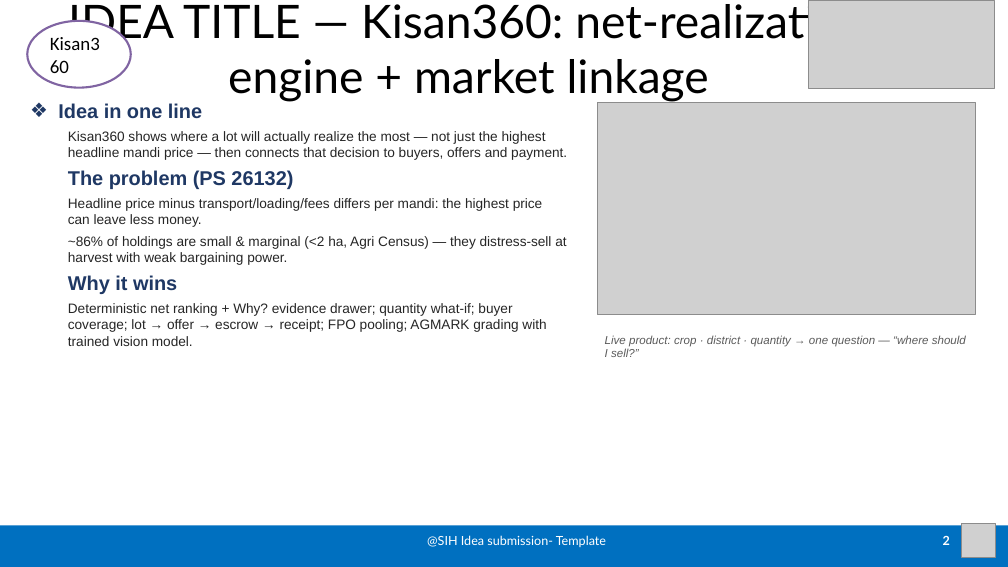
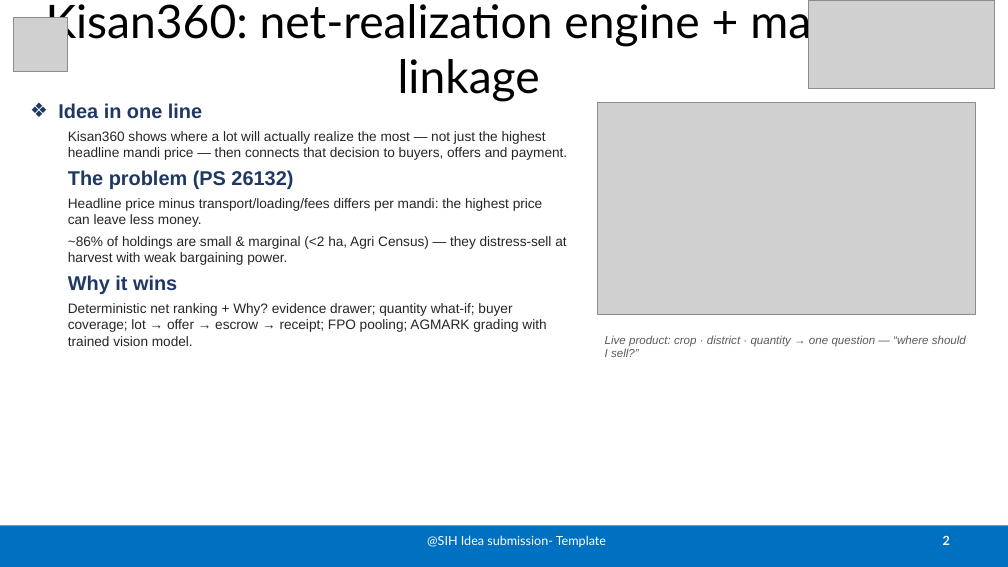
Before and after one commit to Kissan-360/Kisan360_new, a slide deck: slide 2 of Kisan360_SIH26132_Idea_PPT_v2.pptx. Drawn at 1008x567 pixels with LibreOffice and Linux fonts; fonts in the diff are those of the drawing; grey boxes stand for pictures. Boxes give left, top, right and bottom in pixels: in the first picture for what was removed or moved away, otherwise in the second. Text is boxed around its words. In the diff, an @@ line names an element or a change of style, - is before the commit and + after.

```diff
--- a/Kisan360_SIH26132_Idea_PPT_v2.pptx
+++ b/Kisan360_SIH26132_Idea_PPT_v2.pptx
@@ picture: place and size @@
-picture at (962,523,996,557)
+picture at (14,17,68,72)
@@ ellipse removed at (27,21,131,88) @@
-Kisan360
@@ title at (46,0,891,102): text changed @@
-IDEA TITLE — Kisan360: net-realization engine + market linkage
+Kisan360: net-realization engine + market linkage
```
Also in this commit, not shown: 2 other slides changed, 56 other files.
